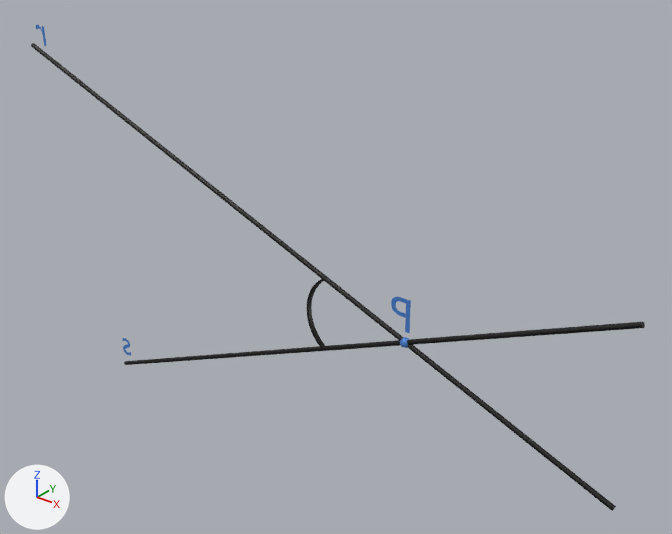
The glTF model client/public/assets/models/ob1.5_retas_obliquas.wrl.glb, before and after one commit.
Before and after are seen from a camera (50 mm lens) standing at (12.16, -12.6, 9.02) and looking at (1.49, 0.74, 0.75). Arrows for +X, +Y and +Z are at lower left; the lights stay in place. Where no turn or scale is listed for an object, it has been applied to the vertices. Vertices at the same position are counted once.

Before the edit, the objects in view are built like this:
```python
me_sphere4_sphere = bpy.data.meshes.new('Sphere4_Sphere')
me_sphere4_sphere.from_pydata(...)  # 464 vertices, 912 faces; spans x -8.05..6.94, y -0.1..0.1, z -3.98..3.9
# faces by material slot: [480, 432]
me_sphere4_sphere.materials.append(mat_blue)  # blue #467fcf
me_sphere4_sphere.materials.append(mat_black)  # black #000000
ob_sphere4_sphere = bpy.data.objects.new('Sphere4_Sphere', me_sphere4_sphere)
ob_sphere4_sphere.location = (1.18, -0.06, 0.39)
```
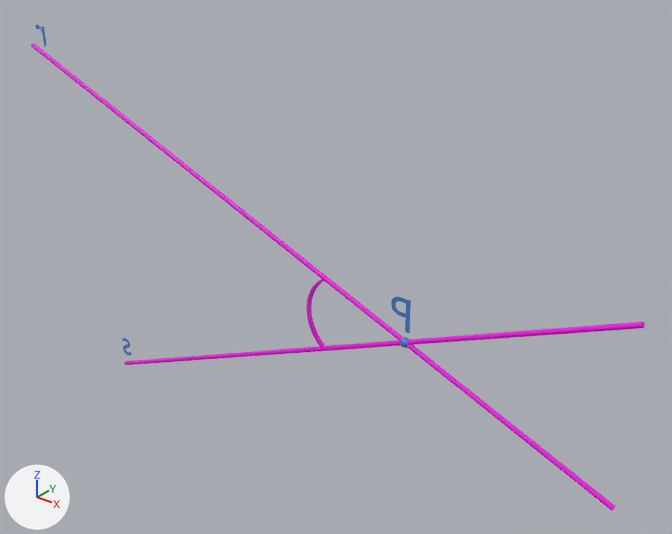
Where the change shows, as pixel boxes (x1, y1, x2, y2) in the pictures (672 x 534 px):
part 1 of me_sphere4_sphere, recoloured (black to pink): (31, 43, 645, 511) in both

Edits to the bpy script that builds the scene:
```text
Add mat_fucsia:
    mat_fucsia = principled_material('Fucsia')
    mat_fucsia.base_color = (0.831, 0.0, 0.745)  # pink #eb00e0
Change me_sphere4_sphere:
    where me_sphere4_sphere.from_pydata(...)  # 464 vertices, 912 faces; spans x -8.05..6.94, y -0.1..0.1, z -3.98..3.9
    used by ob_sphere4_sphere; location = (1.18, -0.06, 0.39)
    me_sphere4_sphere part 1: all 432 faces that had it switch from mat_black (black #000000) to mat_fucsia (pink #eb00e0)
```
